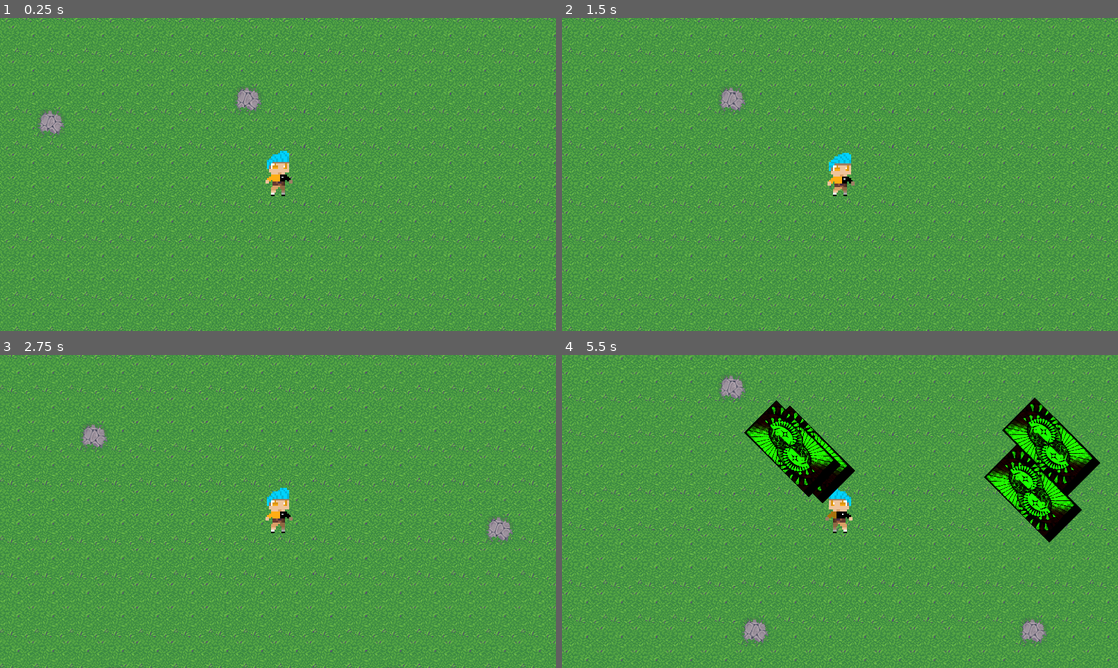
Above: before the commit, frames 1-4 (two rows, left to right).
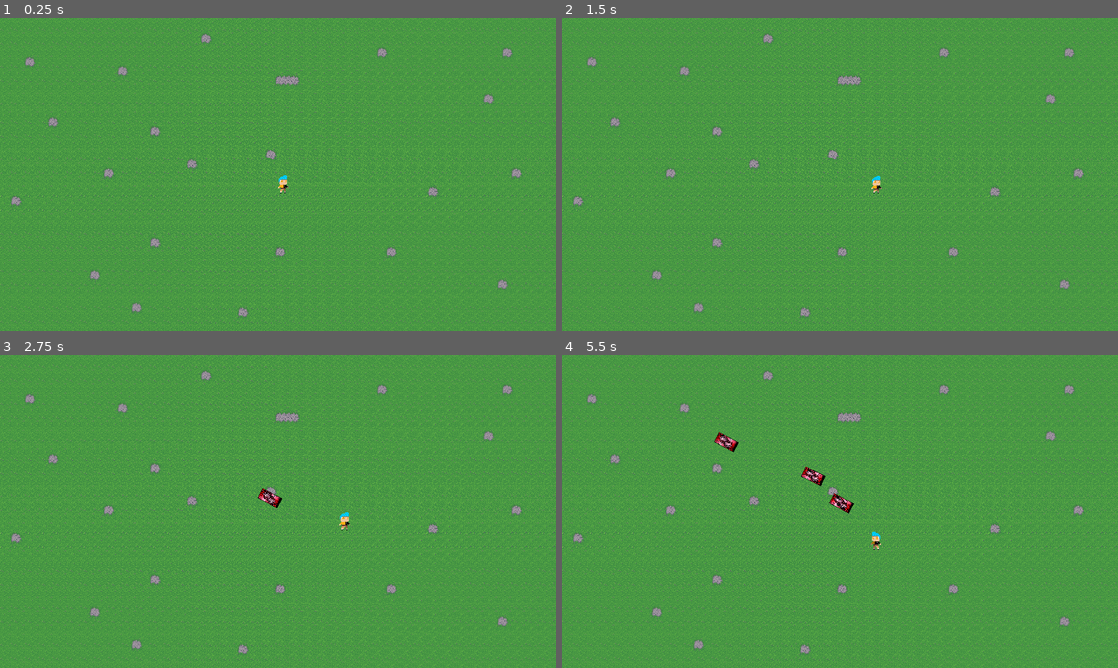
Above: after the commit, the same moments.

Repository: FastestDan/FD_In_VampSurv
Game: Godot game, scene res://Levels/test_place.tscn
The game is run twice, just before and just after one commit, with the same random seed, the same clock (stepped at 60 frames per second) and the same inputs. The engine's default icon, where the game draws it, is replaced by a stand-in: a white triangle on a blue panel in a dark square. Sound files missing from this copy of the repository are replaced by a short silence.
Inputs (mouse positions are in pixels of both pictures, inside the frame that each line leads up to):
- Up to frame 1 (0.25 s): no input
- Up to frame 2 (1.5 s): tap Enter at 0.5 s; move the mouse to (962, 158) at 0.52 s; hold D (go_right) 0.53-1.25 s; tap O at 0.6 s; click (962, 158) at 0.67 s; drag from (728, 190) to (812, 237) at 1.27 s
- Up to frame 3 (2.75 s): move the mouse to (333, 442) at 2.02 s; hold D (go_right) from 2.03 s (still down); tap Shift at 2.1 s
- Up to frame 4 (5.5 s): release D (go_right) at 2.75 s; drag from (812, 574) to (840, 511) at 2.77 s; move the mouse to (1006, 558) at 3.52 s; hold A (go_left) 3.53-4.25 s; tap O at 3.6 s; drag from (673, 464) to (956, 527) at 4.27 s; move the mouse to (867, 511) at 5.02 s; hold S (go_down) from 5.03 s (still down); tap Shift at 5.1 s; click (867, 511) at 5.17 s

The runs differ from the first frame. In frame 1, 24% of the frame differs, in the area x 0-100%, y 0-100%; in frame 2, 23%; in frame 3, 24%; in frame 4, 30%.

Commit message:
TRIED to make a flying-stick-that-follows-you weapon
Not my !$!$ing fault it refuses to work when done EXACTLY how was shown.

Diff:
--- a/Entities/Characters/player.gd
+++ b/Entities/Characters/player.gd
@@ -6,21 +6,26 @@
 # Тут находятся оружия (смысл этого хардкода, если VampSurv - рогалик - непонятно)
 var spear = preload("res://Entities/Weapons/spear.tscn")
 var shippu = preload("res://Entities/Weapons/shippu.tscn")
+var stick = preload("res://Entities/Weapons/stick.tscn")
 
 @onready var speartimer: Timer = get_node("%SpearTimer")
 @onready var spearattacktimer: Timer = speartimer.get_node("%SpearAttackTimer")
 @onready var shipputimer: Timer = get_node("%ShippuTimer")
 @onready var shippuattacktimer: Timer = shipputimer.get_node("%ShippuAttackTimer")
+@onready var stickbase = get_node("%Stick")
 
 var spear_bullets = 0
 var spear_magazine = 1
 var spear_speed = 1.5
-var spear_level = 0
+var spear_level = 1
 
 var shippu_bullets = 0
 var shippu_magazine = 4
 var shippu_speed = 3
-var shippu_level = 1
+var shippu_level = 0
+
+var stick_bullets = 1
+var stick_level = 0
 
 var prev_direction = Vector2.RIGHT
 
@@ -65,6 +70,9 @@
 		if shipputimer.is_stopped():
 			shipputimer.start()
 
+	if stick_level > 0:
+		spawn_stick()
+
 func _on_hurt_box_hurt(damage, _angle, _knockback) -> void:
 	hp -= damage
 	#print(hp)
@@ -108,6 +116,16 @@
 			shippuattacktimer.stop()
 
 
+func spawn_stick():
+	var all_sticks = stickbase.get_child_count()
+	var charge = stick_bullets - all_sticks
+	while charge > 0:
+		var newstick = stick.instantiate()
+		newstick.position = position
+		stickbase.add_child(newstick)
+		charge -=1
+
+
 func get_random_target():
 	if enemy_near.size() > 0:
 		return enemy_near.pick_random().global_position
--- a/Entities/Characters/player.tscn
+++ b/Entities/Characters/player.tscn
@@ -142,6 +142,7 @@
 shape = SubResource("RectangleShape2D_t6wfi")
 
 [node name="Camera2D" type="Camera2D" parent="."]
+enabled = false
 zoom = Vector2(2.5, 2.5)
 
 [node name="Attacks" type="Node2D" parent="."]
@@ -161,6 +162,9 @@
 [node name="ShippuAttackTimer" type="Timer" parent="Attacks/ShippuTimer"]
 unique_name_in_owner = true
 wait_time = 0.2
+
+[node name="Stick" type="Node2D" parent="Attacks"]
+unique_name_in_owner = true
 
 [node name="TekiDetector" type="Area2D" parent="."]
 light_mask = 4
--- a/Entities/Weapons/shippu.tscn
+++ b/Entities/Weapons/shippu.tscn
@@ -16,7 +16,6 @@
 
 [node name="Sprite2D" type="Sprite2D" parent="."]
 modulate = Color(0.133, 3.552, 0, 1)
-rotation = -0.785398
 scale = Vector2(0.5, 0.5)
 texture = ExtResource("2_kspft")
 
@@ -24,7 +23,6 @@
 light_mask = 4
 visibility_layer = 4
 position = Vector2(-4.76837e-06, 4.76837e-06)
-rotation = -0.785398
 scale = Vector2(1, 1)
 shape = SubResource("RectangleShape2D_1fboy")
 
--- /dev/null
+++ b/Entities/Weapons/stick.gd
@@ -0,0 +1,136 @@
+extends Area2D
+
+
+var level = 1
+var hp = 9999
+var speed = 300
+var damage = 10
+var knockback = 100
+var size = 1.0
+var paths = 1
+var boost = 4.0
+
+var target = Vector2.ZERO
+var target_array = []
+var angle = Vector2.ZERO
+var reset = Vector2.ZERO
+
+
+var eep = preload("res://Graphics/Weapons/SPEAR_TEST.png")
+var beat = preload("res://Graphics/Weapons/STICK_TEST.png")
+
+
+@onready var player = get_tree().get_first_node_in_group("player")
+@onready var sprite = $Sprite2D
+@onready var collision = $CollisionShape2D
+@onready var attack_timer = get_node("%AttackTimer")
+@onready var direction_timer = get_node("%DirectionTimer")
+@onready var reset_timer = get_node("%ResetTimer")
+@onready var sound = $Sound
+
+signal remove_from_array(object)
+
+func _ready():
+	eep_beat()
+	_on_reset_timer_timeout()
+
+func eep_beat():
+	level = player.stick_level
+
+	match level:
+		1:
+			var hp = 9999
+			var speed = 250
+			var damage = 5
+			var knockback = 100
+			var size = 1.0
+			var paths = 3
+			var boost = 4.0
+	scale = Vector2(0.25, 0.25) * size
+	attack_timer.wait_time = boost
+
+func _physics_process(delta: float) -> void:
+	if target_array.size() > 0:
+		position += angle*speed*delta
+	else:
+		var player_angle = global_position.direction_to(reset)
+		var distance = global_position - player.global_position
+		var back_speed = 20
+		if abs(distance.x) > 500 or abs(distance.y) > 500:
+			back_speed = 100
+		position += player_angle * back_speed * delta
+		rotation = global_position.direction_to(player.global_position).angle() + deg_to_rad(135)
+
+
+#func enemy_hit(charge = 1):
+	#hp -= charge
+	#if hp <= 0:
+		#emit_signal("remove_from_array", self)
+		#queue_free()
+
+func add_paths():
+	sound.play()
+	emit_signal("remove_from_array", self)
+	target_array.clear()
+	var counter = 0
+	while counter < paths:
+		var lockon = player.get_random_target()
+		target_array.append(lockon)
+		counter += 1
+		enable_attack(true)
+	target = target_array[0]
+	process_path()
+
+
+func enable_attack(go=true):
+	if go:
+		collision.call_deferred("set", "disabed", false)
+		sprite.texture = beat
+	else:
+		collision.call_deferred("set", "disabled", true)
+		sprite.texture = eep
+
+
+func process_path():
+	angle = global_position.direction_to(target)
+	direction_timer.start()
+	var tween = create_tween()
+	var rotatio = angle.angle() + deg_to_rad(135)
+	tween.tween_property(self, "rotation", rotation, 0.25).set_trans(Tween.TRANS_QUINT).set_ease(Tween.EASE_OUT)
+	tween.play()
+
+
+func _on_attack_timer_timeout() -> void:
+	add_paths()
+
+
+func _on_direction_timer_timeout() -> void:
+	if target_array.size() > 0:
+		target_array.remove_at(0)
+		if target_array.size() > 0:
+			process_path()
+			sound.play()
+			emit_signal("remove_from_array", self)
+		else:
+			direction_timer.stop()
+			attack_timer.start()
+			enable_attack(false)
+	else:
+		direction_timer.stop()
+		attack_timer.start()
+		enable_attack(false)
+
+
+
+func _on_reset_timer_timeout() -> void:
+	var direction = randi() % 4
+	reset = player.global_position
+	match direction:
+		0:
+			reset.x += 50
+		1:
+			reset.x -= 50
+		2:
+			reset.y += 50
+		3:
+			reset.y -= 50
--- /dev/null
+++ b/Entities/Weapons/stick.tscn
@@ -0,0 +1,53 @@
+[gd_scene load_steps=5 format=3 uid="uid://dax002th7eff0"]
+
+[ext_resource type="Script" uid="uid://b6b5v5nn0once" path="res://Entities/Weapons/stick.gd" id="1_6o16f"]
+[ext_resource type="Texture2D" uid="uid://cx0dk0arqm4tp" path="res://Graphics/Weapons/SPEAR_TEST.png" id="2_tjdt8"]
+[ext_resource type="AudioStream" uid="uid://dhodv5eijh8nb" path="res://Audio/SOUND_TEST.wav" id="3_7x1jd"]
+
+[sub_resource type="RectangleShape2D" id="RectangleShape2D_1fboy"]
+size = Vector2(268.701, 523.259)
+
+[node name="Stick" type="Area2D" groups=["attack"]]
+top_level = true
+scale = Vector2(0.1, 0.1)
+collision_layer = 4
+collision_mask = 0
+script = ExtResource("1_6o16f")
+
+[node name="Sprite2D" type="Sprite2D" parent="."]
+modulate = Color(0, 0.88, 3.279, 1)
+top_level = true
+rotation = -0.785398
+scale = Vector2(0.5, 0.5)
+texture = ExtResource("2_tjdt8")
+
+[node name="CollisionShape2D" type="CollisionShape2D" parent="."]
+light_mask = 4
+visibility_layer = 4
+position = Vector2(-4.76837e-06, 4.76837e-06)
+rotation = -0.785398
+shape = SubResource("RectangleShape2D_1fboy")
+
+[node name="AttackTimer" type="Timer" parent="."]
+unique_name_in_owner = true
+wait_time = 4.0
+one_shot = true
+autostart = true
+
+[node name="DirectionTimer" type="Timer" parent="."]
+unique_name_in_owner = true
+
+[node name="ResetTimer" type="Timer" parent="."]
+unique_name_in_owner = true
+wait_time = 3.0
+autostart = true
+
+[node name="Sound" type="AudioStreamPlayer" parent="."]
+stream = ExtResource("3_7x1jd")
+volume_db = -5.0
+pitch_scale = 1.5
+autoplay = true
+
+[connection signal="timeout" from="AttackTimer" to="." method="_on_attack_timer_timeout"]
+[connection signal="timeout" from="DirectionTimer" to="." method="_on_direction_timer_timeout"]
+[connection signal="timeout" from="ResetTimer" to="." method="_on_reset_timer_timeout"]
--- a/project.godot
+++ b/project.godot
@@ -11,7 +11,7 @@
 [application]
 
 config/name="FD_In_VampSurv"
-config/version="0.03"
+config/version="0.05"
 run/main_scene="uid://6ab4j70jc882"
 config/features=PackedStringArray("4.4", "Forward Plus")
 config/icon="res://Graphics/icon.svg"
Not shown, added: Entities/Weapons/stick.gd.uid
Binary file added: Graphics/Weapons/STICK_TEST.png
Not shown, added: Graphics/Weapons/STICK_TEST.png.import
